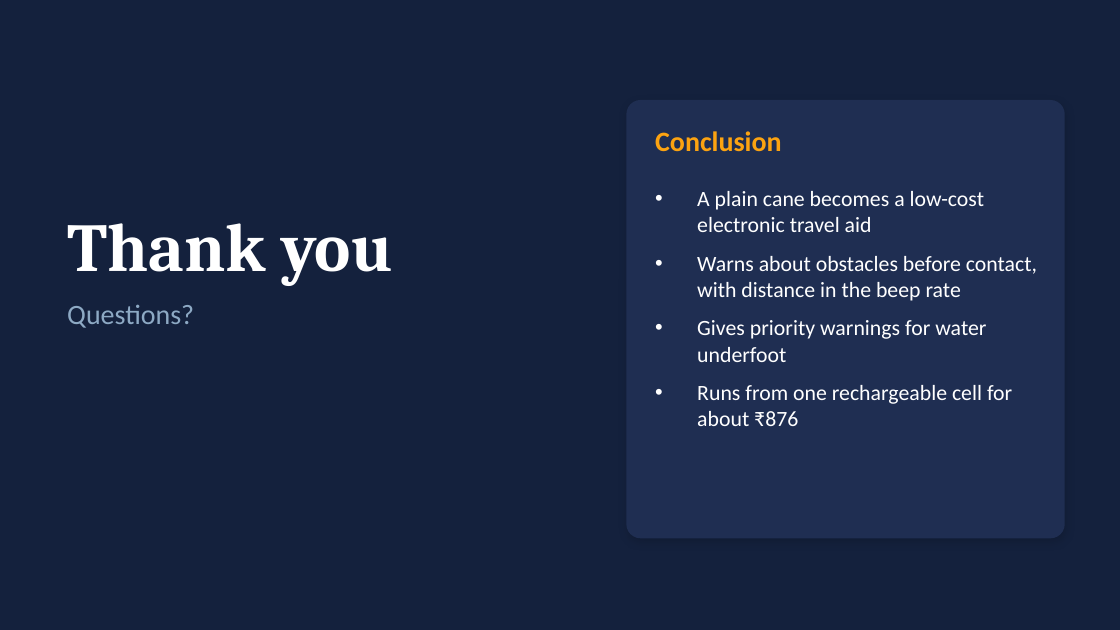
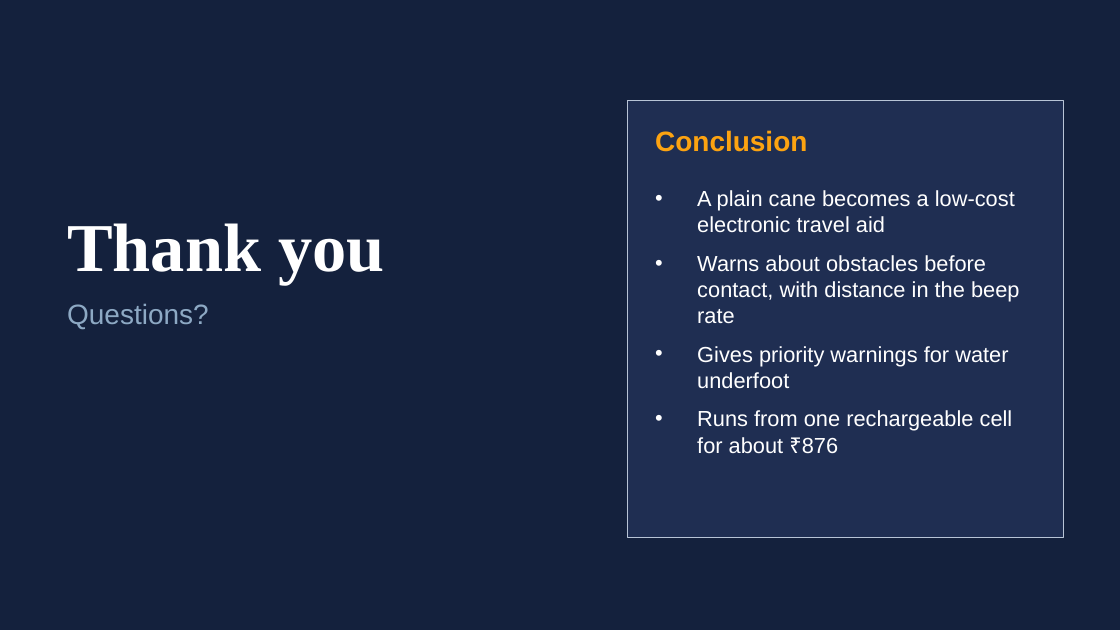
Before and after one commit to darshanpvt007-afk/visionguard-smart-cane, a slide deck: slide 25 of docs/VisionGuard_Presentation.pptx. Drawn at 1120x630 pixels with LibreOffice and Linux fonts; fonts in the diff are those of the drawing. Boxes give left, top, right and bottom in pixels: in the first picture for what was removed or moved away, otherwise in the second. Text is boxed around its words. In the diff, an @@ line names an element or a change of style, - is before the commit and + after.

```diff
--- a/docs/VisionGuard_Presentation.pptx
+++ b/docs/VisionGuard_Presentation.pptx
@@ rectangle at box(627, 101, 1064, 538): rounded rectangle to rectangle; outline #1F2E52 1 pt to #B8C4D6 0.75 pt; shadow off @@
@@ title "Thank you" at box(67, 223, 384, 285): font Cambria to Times New Roman @@
@@ font Calibri to Arial in 3 elements at box(67, 304, 209, 329), box(655, 130, 807, 152), box(697, 190, 1019, 454) @@
```
Also in this commit, not shown: 24 other slides changed, 7 other files.
